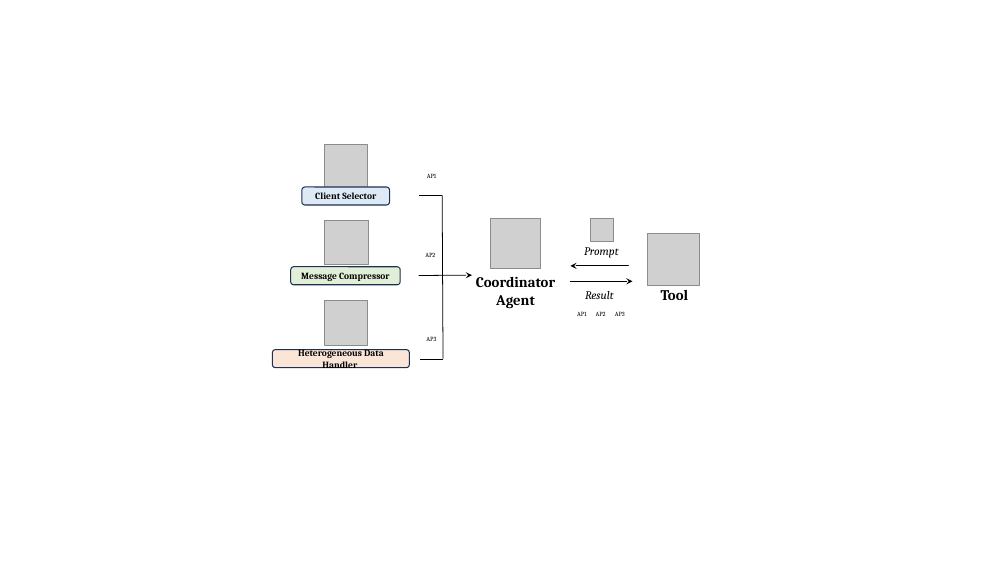
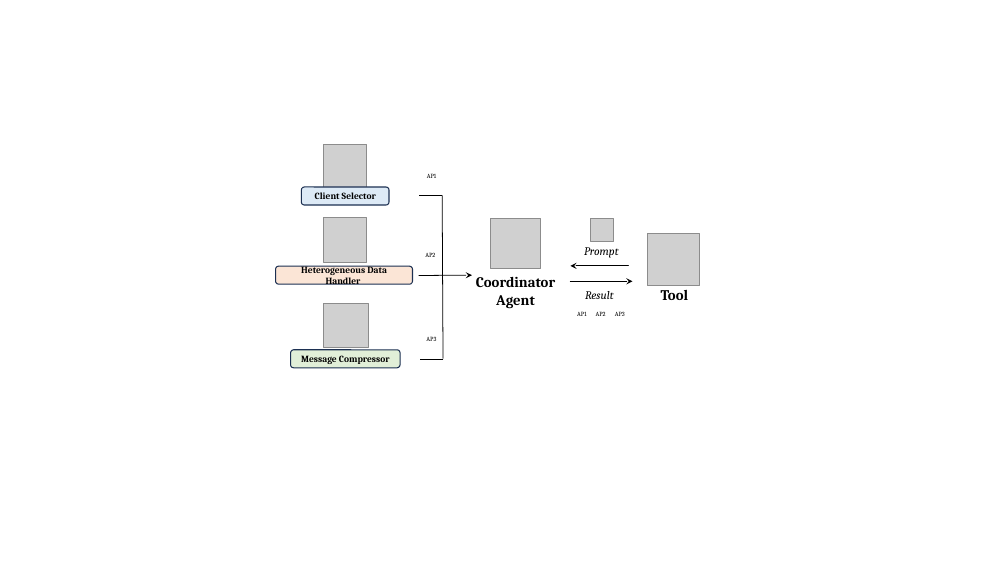
Before and after one commit to IvanComp/AP4Fed, a slide deck: slide 10 of ICSA26.pptx. Drawn at 1008x567 pixels with LibreOffice and Linux fonts; fonts in the diff are those of the drawing; grey boxes stand for pictures; background and template pictures are left out. Boxes give left, top, right and bottom in pixels: in the first picture for what was removed or moved away, otherwise in the second. Text is boxed around its words. In the diff, an @@ line names an element or a change of style, - is before the commit and + after.

```diff
--- a/ICSA26.pptx
+++ b/ICSA26.pptx
@@ picture: place and size @@
-picture at bbox=[324, 301, 368, 346]
+picture at bbox=[324, 218, 367, 262]
@@ rounded rectangle "Heterogeneous Data Handler": place and size @@
-rounded rectangle "Heterogeneous Data Handler" at bbox=[272, 349, 409, 368]
+rounded rectangle "Heterogeneous Data Handler" at bbox=[276, 266, 413, 284]
@@ picture: place and size @@
-picture at bbox=[324, 220, 369, 265]
+picture at bbox=[324, 303, 368, 348]
@@ rounded rectangle "Message Compressor": place and size @@
-rounded rectangle "Message Compressor" at bbox=[291, 267, 401, 285]
+rounded rectangle "Message Compressor" at bbox=[290, 350, 400, 368]
```
Also in this commit, not shown: 1 other slide changed, 1 slide added, 1 slide removed, 14 other files.
